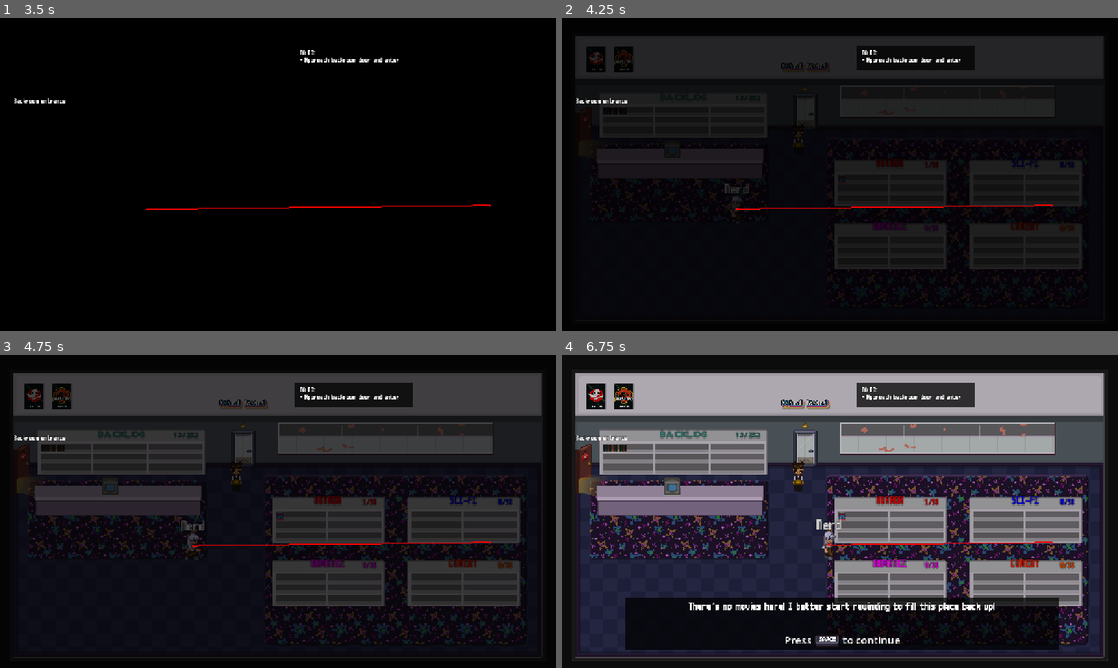
Above: before the commit, frames 1-4 (two rows, left to right).
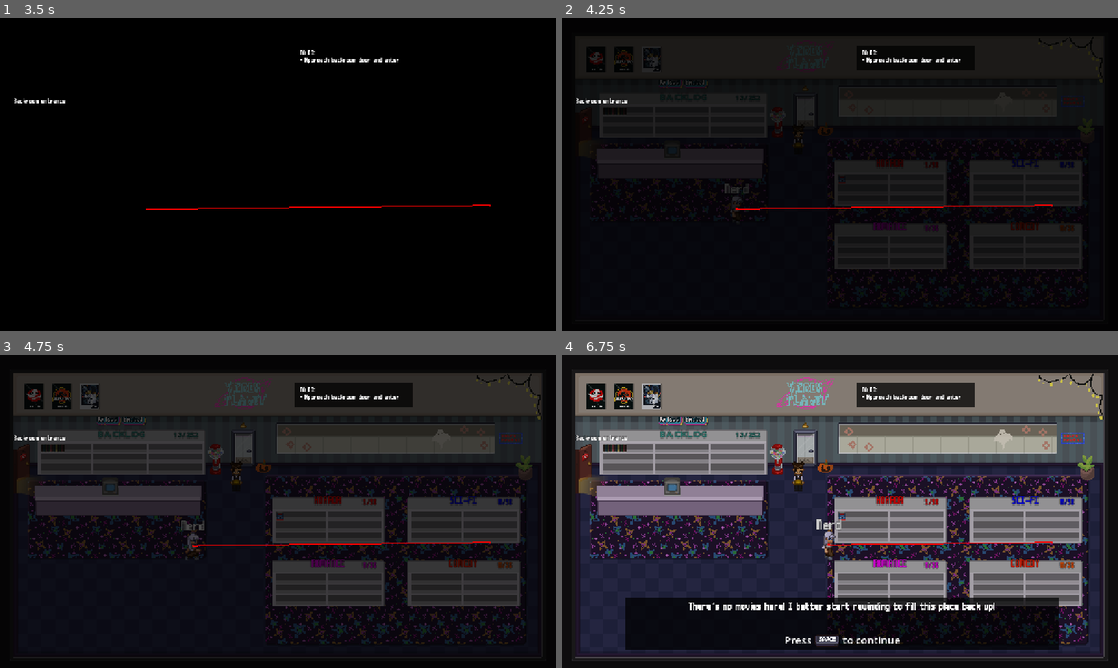
Above: after the commit, the same moments.

Repository: Sleeping-Robot-Games/video-planet
Game: Godot game, scene res://title/title.tscn
Two runs of this game, one before a commit and one after it. Both use one fixed random seed, a clock stepped at 60 frames per second and the inputs below. The engine's default icon, where the game draws it, is replaced by a stand-in: a white triangle on a blue panel in a dark square. Video files are missing from this copy of the repository; at most half a second of black plays in their place.
Inputs (mouse positions are in pixels of both pictures, inside the frame that each line leads up to):
- Up to frame 1 (3.5 s): tap Enter at 0.5 s; move the mouse to (400, 158) at 0.52 s; hold Right (dial_right) 0.53-1.25 s; tap 1 (1) at 0.6 s; tap 2 (2) at 0.8, 2.85 s; click "Backroom" at 1.25 s; click "<< Return to Storefront" at 2 s; tap Space (continue) at 2.75 s; move the mouse to (166, 190) at 2.77 s; hold S (walk_down) from 2.78 s (still down); tap 3 (3) at 3.05 s
- Up to frame 2 (4.25 s): tap Space (continue) at 3.5 s; move the mouse to (895, 105) at 3.52 s; release S (walk_down) at 3.53 s; hold Right (dial_right) from 3.53 s (still down); tap 3 (3) at 3.6 s; tap 4 (4) at 3.8 s
- Up to frame 3 (4.75 s): move the mouse to (250, 574) at 4.27 s; release Right (dial_right) at 4.28 s; hold W (walk_up) from 4.28 s (still down); tap 4 (4) at 4.35 s; tap 5 (5) at 4.55 s
- Up to frame 4 (6.75 s): move the mouse to (1006, 558) at 5.02 s; release W (walk_up) at 5.03 s; hold Left (dial_left) 5.03-6.53 s; tap 5 (5) at 5.1 s; tap 1 (1) at 5.3, 5.85 s; move the mouse to (673, 464) at 5.77 s; tap 2 (2) at 6.05, 6.6 s; move the mouse to (867, 511) at 6.52 s; hold S (walk_down) from 6.53 s (still down)

Frame 1 is identical in both runs. In frame 2, 0.6% of the frame differs, in the area x 14-98%, y 6-38%; in frame 3, 1.4%; in frame 4, 13%, in the area x 2-98%, y 5-40%.

Commit message:
add storefront deco

Diff:
--- a/storefront/storefront.tscn
+++ b/storefront/storefront.tscn
@@ -7,20 +7,31 @@
 [ext_resource type="Texture2D" uid="uid://bsn6d41mlipug" path="res://storefront/rug2.png" id="3_s766h"]
 [ext_resource type="Texture2D" uid="uid://dlvsx8yuxmlcb" path="res://storefront/poster1.png" id="5_k10vf"]
 [ext_resource type="Texture2D" uid="uid://bygh5etrg3hbj" path="res://storefront/poster2.png" id="6_5o5x3"]
+[ext_resource type="Texture2D" uid="uid://ninpfwf6ibiq" path="res://storefront/poster3.png" id="8_06rv6"]
 [ext_resource type="Texture2D" uid="uid://cpctj11abddkq" path="res://storefront/windowtets.png" id="8_dspst"]
+[ext_resource type="Texture2D" uid="uid://bjggvbkivooo1" path="res://storefront/windowbg.png" id="9_k7jv3"]
 [ext_resource type="Texture2D" uid="uid://c0wfqeprbst3o" path="res://storefront/doortemp.png" id="9_ur6w1"]
 [ext_resource type="Texture2D" uid="uid://doq7e2ckpcj6n" path="res://storefront/counter.png" id="10_fk8fj"]
 [ext_resource type="Texture2D" uid="uid://byn6noy7k1xhc" path="res://storefront/bekindsign.png" id="11_22fc6"]
 [ext_resource type="PackedScene" uid="uid://wid3kytlqks5" path="res://storefront/shelf.tscn" id="11_fk8fj"]
 [ext_resource type="Texture2D" uid="uid://omdss3dijti0" path="res://storefront/backroomdoorframe.png" id="12_74fhw"]
+[ext_resource type="Texture2D" uid="uid://dqc7rrj31qp2" path="res://storefront/deco/fairyright.png" id="13_5pv7o"]
 [ext_resource type="Texture2D" uid="uid://tjcy02kvf1v4" path="res://storefront/backroomdoor.png" id="13_kcm8m"]
+[ext_resource type="Texture2D" uid="uid://dussuvmi0jmxj" path="res://storefront/deco/flowerdecalleft.png" id="14_0atvx"]
 [ext_resource type="PackedScene" uid="uid://c8d7iw846ijg7" path="res://storefront/backlog_shelf.tscn" id="14_fk8fj"]
 [ext_resource type="PackedScene" uid="uid://ddd34ljonfufo" path="res://website/computer.tscn" id="14_qepj0"]
 [ext_resource type="PackedScene" uid="uid://x2l0pltsea0m" path="res://storefront/player/player.tscn" id="14_s766h"]
+[ext_resource type="Texture2D" uid="uid://b3h3j035njc7d" path="res://storefront/deco/flowerdecalright.png" id="15_pl8ui"]
+[ext_resource type="Texture2D" uid="uid://cvawi65rmt4sw" path="res://storefront/deco/ghostdecal.png" id="16_vp1t1"]
+[ext_resource type="Texture2D" uid="uid://oy76pauudpdq" path="res://storefront/deco/gumball.png" id="17_fimd7"]
 [ext_resource type="PackedScene" uid="uid://bahogvabt6amf" path="res://website/website.tscn" id="17_qepj0"]
+[ext_resource type="Texture2D" uid="uid://ddjy45u84i013" path="res://storefront/deco/plant1.png" id="18_jyqko"]
+[ext_resource type="Texture2D" uid="uid://dabqhcyetx3tg" path="res://storefront/deco/pumpkin.png" id="19_kqfll"]
 [ext_resource type="PackedScene" uid="uid://cjbq7i68tenl6" path="res://storefront/dialogue/dialogue.tscn" id="19_ur6w1"]
 [ext_resource type="Theme" uid="uid://2fy1wkk1roaj" path="res://ui_theme.tres" id="20_22fc6"]
+[ext_resource type="Texture2D" uid="uid://xab0b7tglnfh" path="res://storefront/deco/videoplanet.png" id="20_aahc8"]
 [ext_resource type="PackedScene" uid="uid://d0cekvv2cl3k2" path="res://customers/customer.tscn" id="20_fk8fj"]
+[ext_resource type="Texture2D" uid="uid://e8ohdrelx0sy" path="res://storefront/deco/videorental.png" id="21_bb0xx"]
 
 [sub_resource type="NavigationPolygon" id="NavigationPolygon_22fc6"]
 vertices = PackedVector2Array(606.22656, 285.5625, 607.2578, 329.5078, 31.03125, 330.47656, 296.32813, 287.5625, 31.460 …(182 unchanged characters)…
@@ -169,6 +180,14 @@
 position = Vector2(72, 48)
 texture = ExtResource("6_5o5x3")
 
+[node name="Poster3" type="Sprite2D" parent="Deco"]
+position = Vector2(104, 48)
+texture = ExtResource("8_06rv6")
+
+[node name="Windowbg" type="Sprite2D" parent="Deco"]
+position = Vector2(444, 96)
+texture = ExtResource("9_k7jv3")
+
 [node name="Windowtets" type="Sprite2D" parent="Deco"]
 y_sort_enabled = true
 position = Vector2(444, 96)
@@ -181,8 +200,44 @@
 
 [node name="Bekindsign" type="Sprite2D" parent="Deco"]
 y_sort_enabled = true
-position = Vector2(280, 56)
+position = Vector2(140, 76)
 texture = ExtResource("11_22fc6")
+
+[node name="Fairyright" type="Sprite2D" parent="Deco"]
+position = Vector2(584, 48)
+texture = ExtResource("13_5pv7o")
+
+[node name="Flowerdecalleft" type="Sprite2D" parent="Deco"]
+position = Vector2(340, 96)
+texture = ExtResource("14_0atvx")
+
+[node name="Flowerdecalright" type="Sprite2D" parent="Deco"]
+position = Vector2(548, 96)
+texture = ExtResource("15_pl8ui")
+
+[node name="Ghostdecal" type="Sprite2D" parent="Deco"]
+position = Vector2(508, 96)
+texture = ExtResource("16_vp1t1")
+
+[node name="Gumball" type="Sprite2D" parent="Deco"]
+position = Vector2(248, 120)
+texture = ExtResource("17_fimd7")
+
+[node name="Plant1" type="Sprite2D" parent="Deco"]
+position = Vector2(604, 128)
+texture = ExtResource("18_jyqko")
+
+[node name="Pumpkin" type="Sprite2D" parent="Deco"]
+position = Vector2(304, 128)
+texture = ExtResource("19_kqfll")
+
+[node name="Videoplanet" type="Sprite2D" parent="Deco"]
+position = Vector2(280, 44)
+texture = ExtResource("20_aahc8")
+
+[node name="Videorental" type="Sprite2D" parent="Deco"]
+position = Vector2(588, 96)
+texture = ExtResource("21_bb0xx")
 
 [node name="Furniture" type="Node2D" parent="."]
 y_sort_enabled = true
Binary file added: storefront/deco/fairyright.png
Not shown, added: storefront/deco/fairyright.png.import
Binary file added: storefront/deco/flowerdecalleft.png
Not shown, added: storefront/deco/flowerdecalleft.png.import
Binary file added: storefront/deco/flowerdecalright.png
Not shown, added: storefront/deco/flowerdecalright.png.import
Binary file added: storefront/deco/ghostdecal.png
Not shown, added: storefront/deco/ghostdecal.png.import
Binary file added: storefront/deco/gumball.png
Not shown, added: storefront/deco/gumball.png.import
Binary file added: storefront/deco/plant1.png
Not shown, added: storefront/deco/plant1.png.import
(and 13 more such lines)
